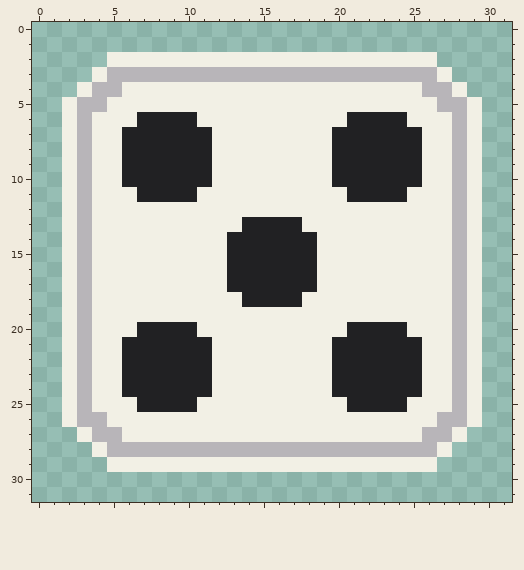
A pixel-art file gets an edit: Assets/Smooz/Arts/Dice/Dice_5.aseprite. Above is the file before it was changed.
32x32 pixels, 1 frame.
New version:
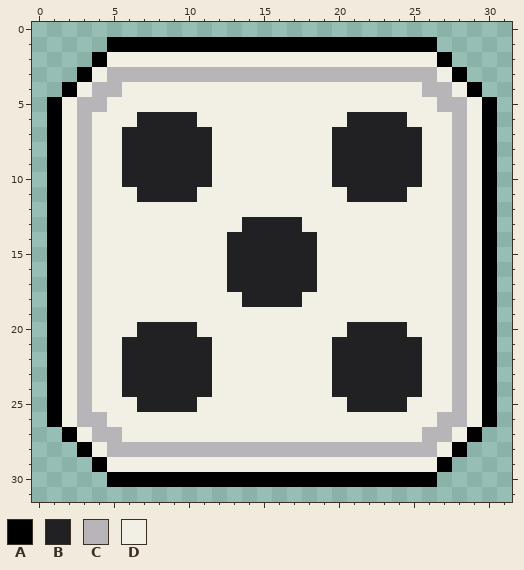
Palette (. is transparent): A #000000  B #212123  C #b8b5b9  D #f2f0e5
What changed:
--- layer "Five"
@@ x 0..31 @@
  0 ................................
- 1 ................................
- 2 .....DDDDDDDDDDDDDDDDDDDDDD.....
- 3 ....DCCCCCCCCCCCCCCCCCCCCCCD....
- 4 ...DCCDDDDDDDDDDDDDDDDDDDDCCD...
- 5 ..DCCDDDDDDDDDDDDDDDDDDDDDDCCD..
- 6 ..DCDDDBBBBDDDDDDDDDDBBBBDDDCD..
- 7 ..DCDDBBBBBBDDDDDDDDBBBBBBDDCD..
- 8 ..DCDDBBBBBBDDDDDDDDBBBBBBDDCD..
- 9 ..DCDDBBBBBBDDDDDDDDBBBBBBDDCD..
-10 ..DCDDBBBBBBDDDDDDDDBBBBBBDDCD..
-11 ..DCDDDBBBBDDDDDDDDDDBBBBDDDCD..
-12 ..DCDDDDDDDDDDDDDDDDDDDDDDDDCD..
-13 ..DCDDDDDDDDDDBBBBDDDDDDDDDDCD..
-14 ..DCDDDDDDDDDBBBBBBDDDDDDDDDCD..
-15 ..DCDDDDDDDDDBBBBBBDDDDDDDDDCD..
-16 ..DCDDDDDDDDDBBBBBBDDDDDDDDDCD..
-17 ..DCDDDDDDDDDBBBBBBDDDDDDDDDCD..
-18 ..DCDDDDDDDDDDBBBBDDDDDDDDDDCD..
-19 ..DCDDDDDDDDDDDDDDDDDDDDDDDDCD..
-20 ..DCDDDBBBBDDDDDDDDDDBBBBDDDCD..
-21 ..DCDDBBBBBBDDDDDDDDBBBBBBDDCD..
-22 ..DCDDBBBBBBDDDDDDDDBBBBBBDDCD..
-23 ..DCDDBBBBBBDDDDDDDDBBBBBBDDCD..
-24 ..DCDDBBBBBBDDDDDDDDBBBBBBDDCD..
-25 ..DCDDDBBBBDDDDDDDDDDBBBBDDDCD..
-26 ..DCCDDDDDDDDDDDDDDDDDDDDDDCCD..
-27 ...DCCDDDDDDDDDDDDDDDDDDDDCCD...
-28 ....DCCCCCCCCCCCCCCCCCCCCCCD....
-29 .....DDDDDDDDDDDDDDDDDDDDDD.....
-30 ................................
+ 1 .....AAAAAAAAAAAAAAAAAAAAAA.....
+ 2 ....ADDDDDDDDDDDDDDDDDDDDDDA....
+ 3 ...ADCCCCCCCCCCCCCCCCCCCCCCDA...
+ 4 ..ADCCDDDDDDDDDDDDDDDDDDDDCCDA..
+ 5 .ADCCDDDDDDDDDDDDDDDDDDDDDDCCDA.
+ 6 .ADCDDDBBBBDDDDDDDDDDBBBBDDDCDA.
+ 7 .ADCDDBBBBBBDDDDDDDDBBBBBBDDCDA.
+ 8 .ADCDDBBBBBBDDDDDDDDBBBBBBDDCDA.
+ 9 .ADCDDBBBBBBDDDDDDDDBBBBBBDDCDA.
+10 .ADCDDBBBBBBDDDDDDDDBBBBBBDDCDA.
+11 .ADCDDDBBBBDDDDDDDDDDBBBBDDDCDA.
+12 .ADCDDDDDDDDDDDDDDDDDDDDDDDDCDA.
+13 .ADCDDDDDDDDDDBBBBDDDDDDDDDDCDA.
+14 .ADCDDDDDDDDDBBBBBBDDDDDDDDDCDA.
+15 .ADCDDDDDDDDDBBBBBBDDDDDDDDDCDA.
+16 .ADCDDDDDDDDDBBBBBBDDDDDDDDDCDA.
+17 .ADCDDDDDDDDDBBBBBBDDDDDDDDDCDA.
+18 .ADCDDDDDDDDDDBBBBDDDDDDDDDDCDA.
+19 .ADCDDDDDDDDDDDDDDDDDDDDDDDDCDA.
+20 .ADCDDDBBBBDDDDDDDDDDBBBBDDDCDA.
+21 .ADCDDBBBBBBDDDDDDDDBBBBBBDDCDA.
+22 .ADCDDBBBBBBDDDDDDDDBBBBBBDDCDA.
+23 .ADCDDBBBBBBDDDDDDDDBBBBBBDDCDA.
+24 .ADCDDBBBBBBDDDDDDDDBBBBBBDDCDA.
+25 .ADCDDDBBBBDDDDDDDDDDBBBBDDDCDA.
+26 .ADCCDDDDDDDDDDDDDDDDDDDDDDCCDA.
+27 ..ADCCDDDDDDDDDDDDDDDDDDDDCCDA..
+28 ...ADCCCCCCCCCCCCCCCCCCCCCCDA...
+29 ....ADDDDDDDDDDDDDDDDDDDDDDA....
+30 .....AAAAAAAAAAAAAAAAAAAAAA.....
 31 ................................
Changed places in both pictures, as pixel boxes (x1, y1, x2, y2):
added: (47, 37, 497, 487)
